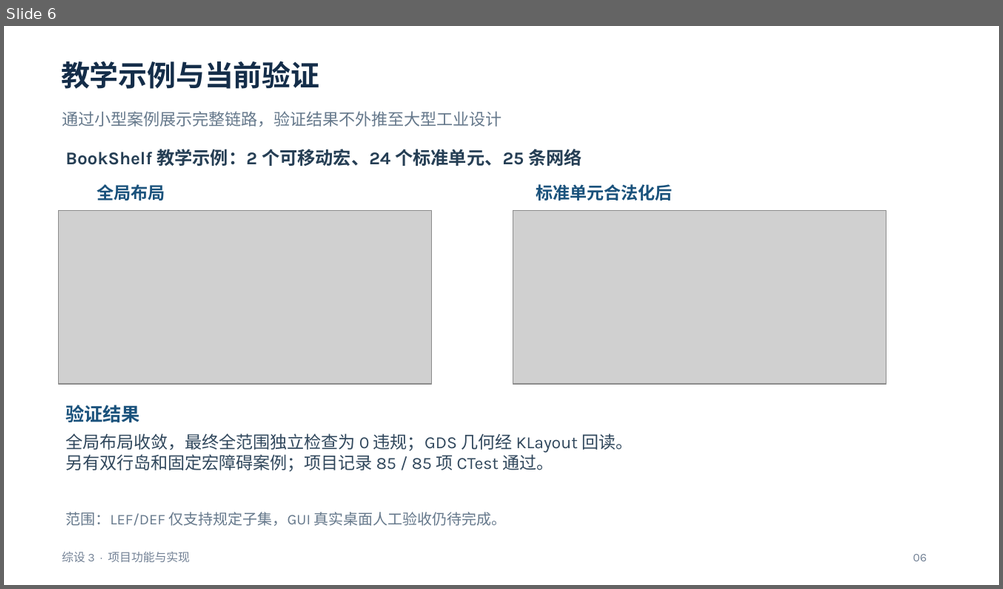
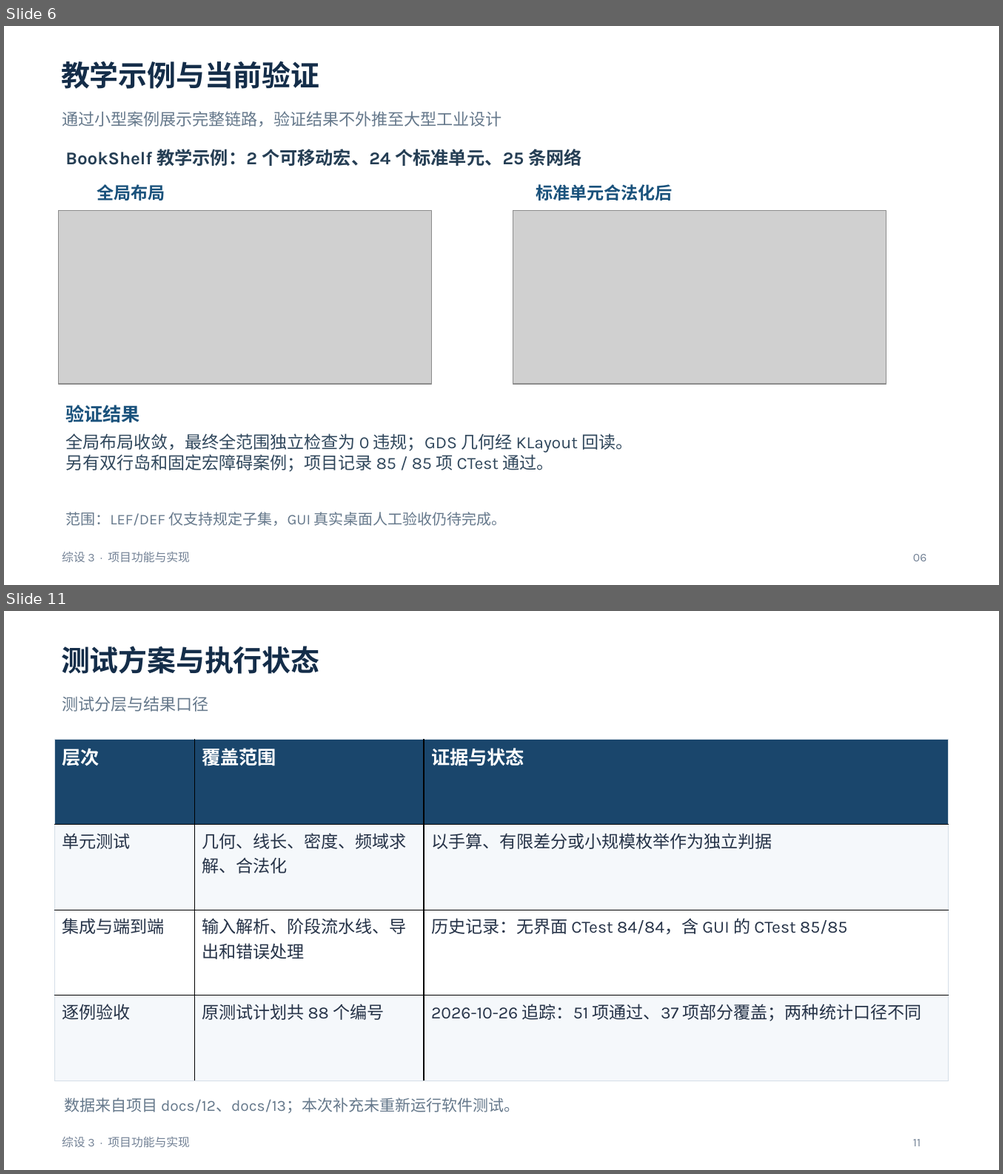
Before and after one commit to kamisato-funeki/ZS-3, a slide deck: docs/综设3-任务5至7汇报.pptx. Shown one above the other, each under a label of ours: slide 6 before the commit, slides 6 and 11 after it; the slides between them are not shown. The pictures are 1003x589 and 1003x1174 pixels, drawn with LibreOffice and Linux fonts; fonts in the diff are those of the drawing; grey boxes stand for pictures. Boxes give left, top, right and bottom in pixels: in the first picture for what was removed or moved away, otherwise in the second. Text is boxed around its words. In the diff, an @@ line names an element or a change of style, - is before the commit and + after.

Commit message:
doc: 补充课程任务与测试算法汇报

```diff
--- a/docs/综设3-任务5至7汇报.pptx
+++ b/docs/综设3-任务5至7汇报.pptx
@@ slide 11 added at (x1=4, y1=611, x2=999, y2=1170), background #FFFFFF @@
@@ text added at (x1=61, y1=646, x2=319, y2=674), 27.8 pt, text #142D49, bold @@
+测试方案与执行状态
@@ text added at (x1=62, y1=696, x2=208, y2=712), 15.8 pt, text #65788B @@
+测试分层与结果口径
@@ table added at (x1=55, y1=739, x2=948, y2=1081), 4 rows, 3 columns @@
+层次 | 覆盖范围 | 证据与状态
+单元测试 | 几何、线长、密度、频域求解、合法化 | 以手算、有限差分或小规模枚举作为独立判据
+集成与端到端 | 输入解析、阶段流水线、导出和错误处理 | 历史记录：无界面 CTest 84/84，含 GUI 的 CTest 85/85
+逐例验收 | 原测试计划共 88 个编号 | 2026-10-26 追踪：51 项通过、37 项部分覆盖；两种统计口径不同
@@ text added at (x1=64, y1=1098, x2=519, y2=1113), 15 pt, text #65788B @@
+数据来自项目 docs/12、docs/13；本次补充未重新运行软件测试。
@@ text added at (x1=62, y1=1137, x2=190, y2=1147), 11.2 pt, text #728195 @@
+综设 3 · 项目功能与实现
@@ text added at (x1=913, y1=1139, x2=920, y2=1147), 11.2 pt, text #728195 @@
+11
```
Also in this commit, not shown: 13 other slides added.
